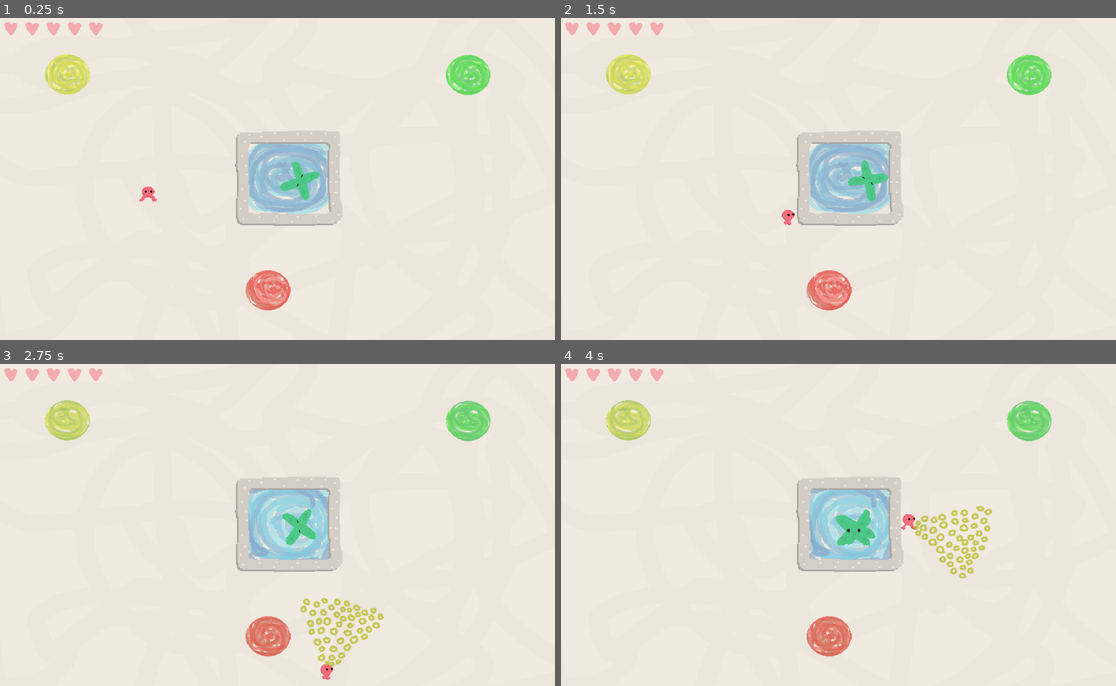
Above: before the commit, frames 1-4 (two rows, left to right).
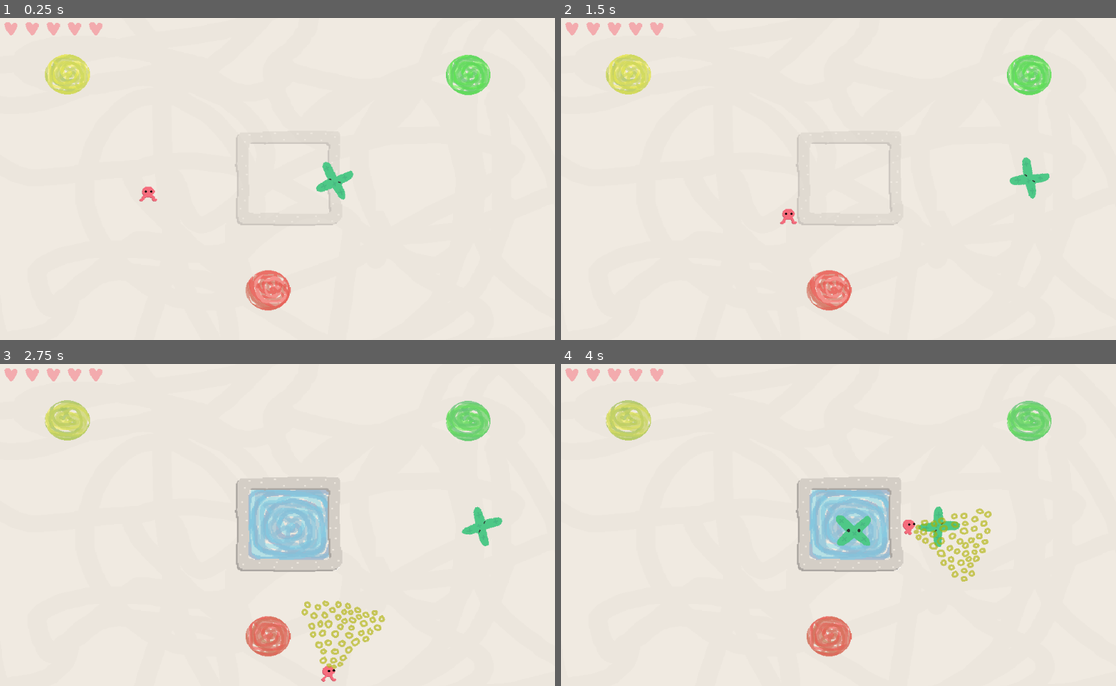
Above: after the commit, the same moments.

Repository: colinkarpfinger/HalfLife3
Game: Godot game, scene res://Scenes/Main.tscn
The game is run twice, just before and just after one commit, with the same random seed, the same clock (stepped at 60 frames per second) and the same inputs. Sound files missing from this copy of the repository are replaced by a short silence.
Inputs (mouse positions are in pixels of both pictures, inside the frame that each line leads up to):
- Up to frame 1 (0.25 s): no input
- Up to frame 2 (1.5 s): move the mouse to (960, 162) at 0.52 s; press the mouse at (960, 162) at 0.53 s; hold D (move_right) 0.53-1.28 s; move the mouse to (727, 198) at 1.27 s; release the mouse at (727, 198) at 1.28 s; hold S (move_down) from 1.28 s (still down); click (727, 198) at 1.35 s
- Up to frame 3 (2.75 s): move the mouse to (333, 454) at 2.02 s; release S (move_down) at 2.03 s; press the mouse at (333, 454) at 2.03 s; hold D (move_right) from 2.03 s (still down)
- Up to frame 4 (4 s): move the mouse to (810, 592) at 2.77 s; release D (move_right) at 2.78 s; release the mouse at (810, 592) at 2.78 s; hold W (move_up) 2.78-3.53 s; click (810, 592) at 2.85 s; move the mouse to (1005, 576) at 3.52 s; press the mouse at (1005, 576) at 3.53 s; hold A (move_left) from 3.53 s (still down)

The runs differ from the first frame. In frame 1, 3.5% of the frame differs, in the area x 42-64%, y 36-65%; in frame 2, 3.7%, in the area x 39-89%, y 36-65%; in frame 3, 3.0%; in frame 4, 2.6%.

Commit message:
balancing the color system a bit

Diff:
--- a/ParticleTesting/Scenes/Main.tscn
+++ b/ParticleTesting/Scenes/Main.tscn
@@ -64,6 +64,7 @@
 scale = Vector2( 0.9718, 1 )
 numToSpawn = 1
 spawnVelocityMagnitude = 200
+spawn_time = 10
 
 [node name="Player" parent="." instance=ExtResource( 2 )]
 position = Vector2( 246.908, 324.02 )
--- a/ParticleTesting/Scripts/Beam.gd
+++ b/ParticleTesting/Scripts/Beam.gd
@@ -3,7 +3,7 @@
 extends Area2D
 
 
-export (float) var beamStrength = 5
+export (float) var beamStrength = 300
 export (int) var color = Particle.colors.YELLOW
 
 const beam_colors = {
@@ -15,11 +15,11 @@
 func _ready():
 	$AnimatedSprite.set_animation(beam_colors[color])
 
-func doFreeze():
+func doFreeze(delta):
 	for body in get_overlapping_bodies() :
 		if body.is_in_group("Particle"):
 			var particle : Particle = body
-			particle._slow(beamStrength, color)
+			particle._slow(beamStrength * delta, color)
 
 
 func change_color(new_color):
--- a/ParticleTesting/Scripts/Player.gd
+++ b/ParticleTesting/Scripts/Player.gd
@@ -46,7 +46,7 @@
 
 func _physics_process(_delta):
 	#get input
-	var input = get_input()
+	var input = get_input(_delta)
 	#update beam position
 	var mouse_pos = get_viewport().get_mouse_position()
 	var mouse_vec = (mouse_pos - transform.origin).normalized()
@@ -64,14 +64,14 @@
 	velocity = move_and_slide(velocity)
 
 
-func get_input() -> Vector2:
+func get_input(delta) -> Vector2:
 	var input = Vector2.ZERO
 	if Input.is_action_pressed("move_left") : input.x -= 1
 	if Input.is_action_pressed("move_right") : input.x += 1
 	if Input.is_action_pressed("move_up") : input.y -= 1
 	if Input.is_action_pressed("move_down") : input.y += 1
 	if Input.is_action_pressed("fire") :
-		beam.doFreeze()
+		beam.doFreeze(delta)
 		beam.visible = true;
 	else:
 		beam.visible = false;
--- a/ParticleTesting/Scripts/Reactor.gd
+++ b/ParticleTesting/Scripts/Reactor.gd
@@ -3,9 +3,9 @@
 const Particle = preload("res://Scripts/Particle.gd")
 
 const open_length = 2
-const closed_length = 8
+const closed_length = 14
 
-var walls_open = false
+var walls_open = true
 
 var state_duration  = 0
 
--- a/ParticleTesting/Subscenes/ChargerManager.gd
+++ b/ParticleTesting/Subscenes/ChargerManager.gd
@@ -2,8 +2,9 @@
 
 #
 const A = Vector2(100, 100)
-const B = Vector2(100, 400)
-
+const B = Vector2(100, 500)
+const C = Vector2(900, 100)
+const D = Vector2(100, 100)
 
 # Called when the node enters the scene tree for the first time.
 func _ready():
